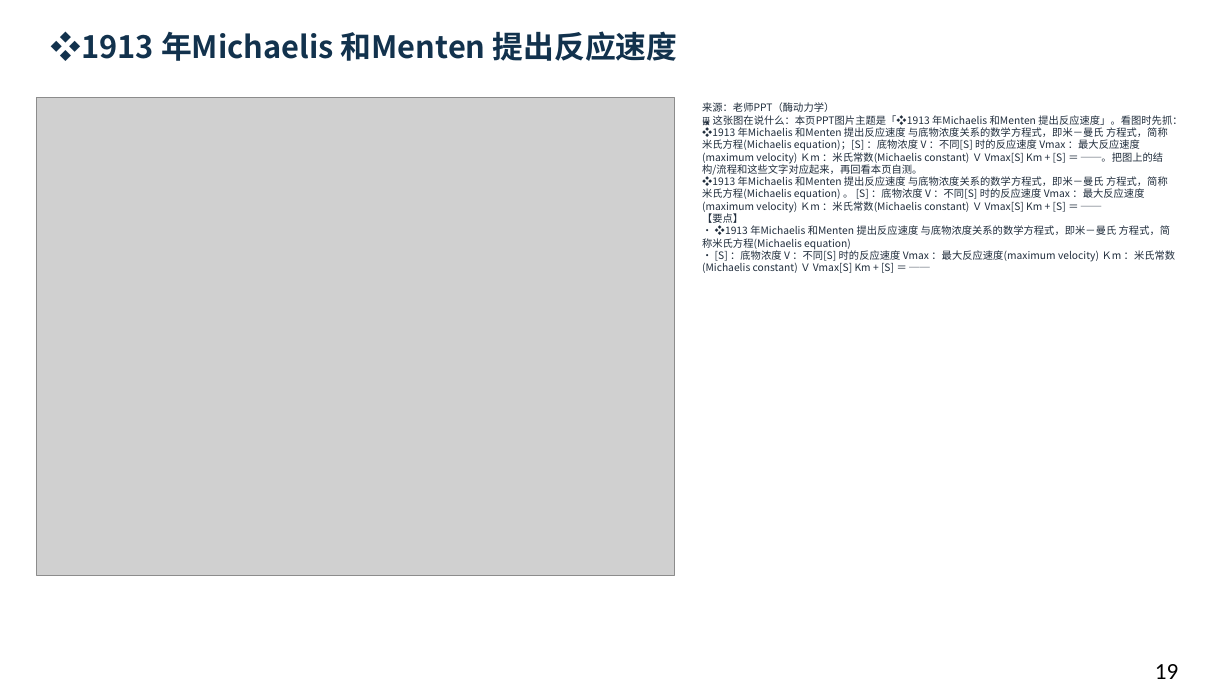
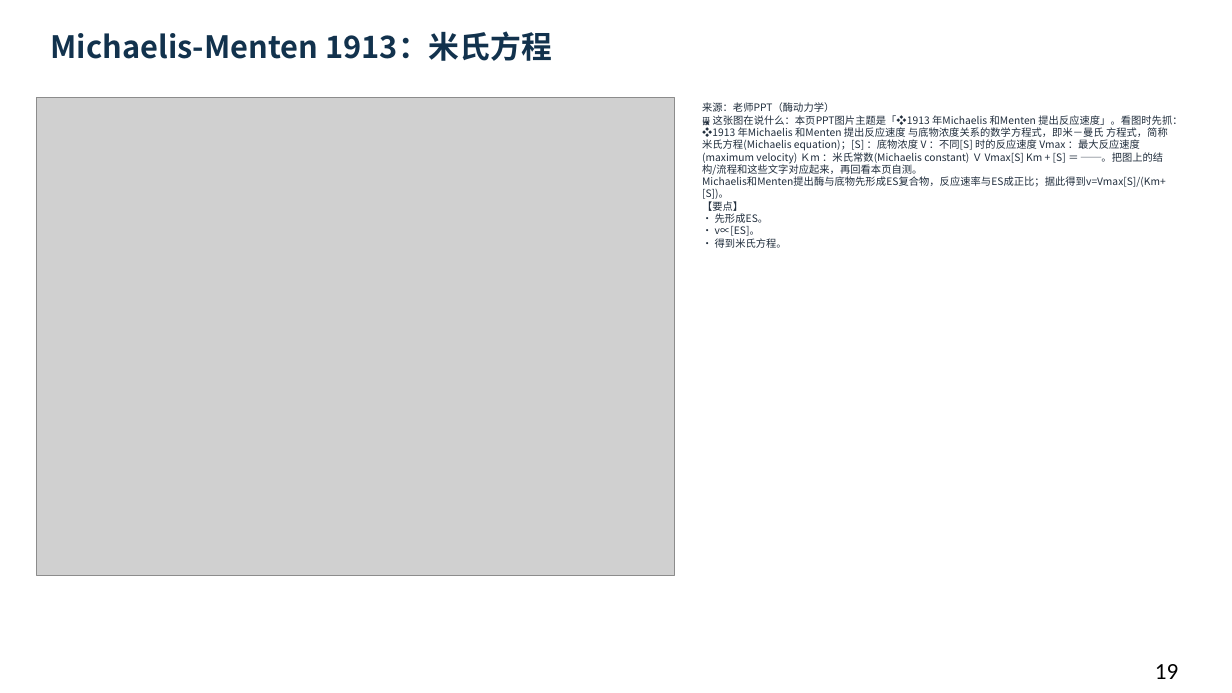
Before and after one commit to newkan-li/Biochemistry, a slide deck: slide 19 of downloads/bc07-ai-style.pptx. Drawn at 1232x693 pixels with LibreOffice and Linux fonts; fonts in the diff are those of the drawing; grey boxes stand for pictures. Boxes give left, top, right and bottom in pixels: in the first picture for what was removed or moved away, otherwise in the second. Text is boxed around its words. In the diff, an @@ line names an element or a change of style, - is before the commit and + after.

```diff
--- a/downloads/bc07-ai-style.pptx
+++ b/downloads/bc07-ai-style.pptx
@@ text at [51,31,552,61]: text changed @@
-❖1913 年Michaelis 和Menten 提出反应速度
+Michaelis-Menten 1913：米氏方程
@@ text at [702,102,1182,248]: text changed @@
-来源：老师PPT（酶动力学）
-🖼 这张图在说什么：本页PPT图片主题是「❖1913 年Michaelis 和Menten 提出反应速度」。看图时先抓：❖1913 年Michaelis 和Menten 提出反应速度 与底物浓度关系的数学方程式，即米－曼氏 方程式，简称米氏方程(Michaelis equation)；[S] ：底物浓度 V ：不同[S] 时的反应速度 Vmax ：最大反应速度(maximum velocity) Ｋm ：米氏常数(Michaelis constant) Ｖ Vmax[S] Km + [S] ＝ ──。把图上的结构/流程和这些文字对应起来，再回看本页自测。
-❖1913 年Michaelis 和Menten 提出反应速度 与底物浓度关系的数学方程式，即米－曼氏 方程式，简称米氏方程(Michaelis equation) 。 [S] ：底物浓度 V ：不同[S] 时的反应速度 Vmax ：最大反应速度(maximum velocity) Ｋm ：米氏常数(Michaelis constant) Ｖ Vmax[S] Km + [S] ＝ ──
-【要点】
-• ❖1913 年Michaelis 和Menten 提出反应速度 与底物浓度关系的数学方程式，即米－曼氏 方程式，简称米氏方程(Michaelis equation)
-• [S] ：底物浓度 V ：不同[S] 时的反应速度 Vmax ：最大反应速度(maximum velocity) Ｋm ：米氏常数(Michaelis constant) Ｖ Vmax[S] Km + [S] ＝ ──
+来源：老师PPT（酶动力学）
+🖼 这张图在说什么：本页PPT图片主题是「❖1913 年Michaelis 和Menten 提出反应速度」。看图时先抓：❖1913 年Michaelis 和Menten 提出反应速度 与底物浓度关系的数学方程式，即米－曼氏 方程式，简称米氏方程(Michaelis equation)；[S] ：底物浓度 V ：不同[S] 时的反应速度 Vmax ：最大反应速度(maximum velocity) Ｋm ：米氏常数(Michaelis constant) Ｖ Vmax[S] Km + [S] ＝ ──。把图上的结构/流程和这些文字对应起来，再回看本页自测。
+Michaelis和Menten提出酶与底物先形成ES复合物，反应速率与ES成正比；据此得到v=Vmax[S]/(Km+[S])。
+【要点】
+• 先形成ES。
+• v∝[ES]。
+• 得到米氏方程。
```
Also in this commit, not shown: 21 other slides changed, 5 other files.
